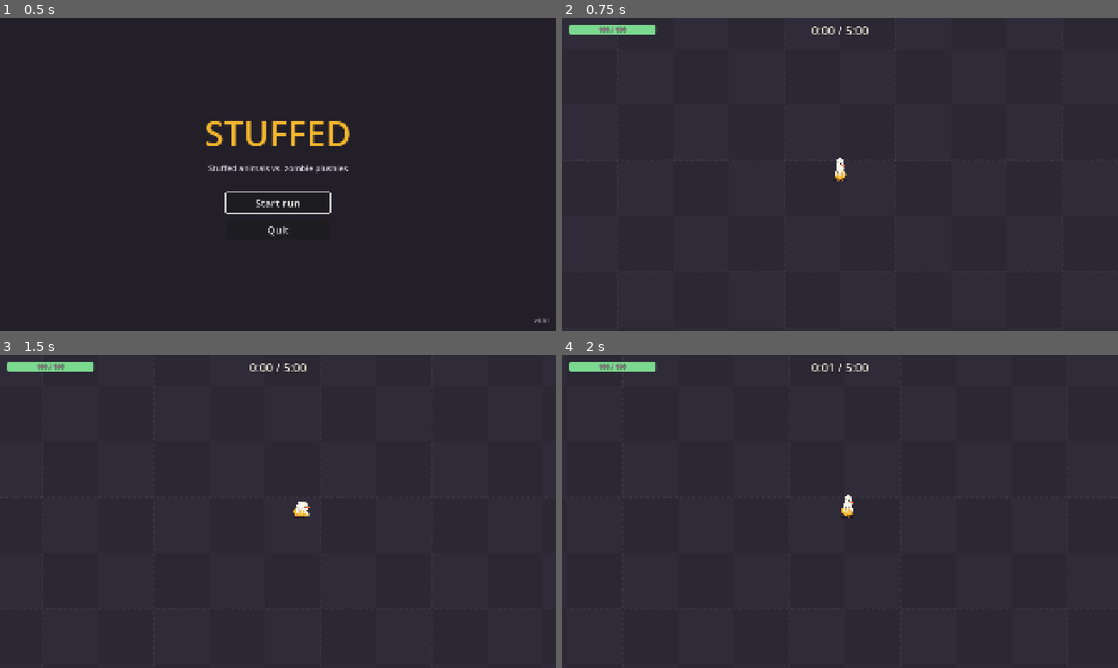
Above: before the commit, frames 1-4 (two rows, left to right).
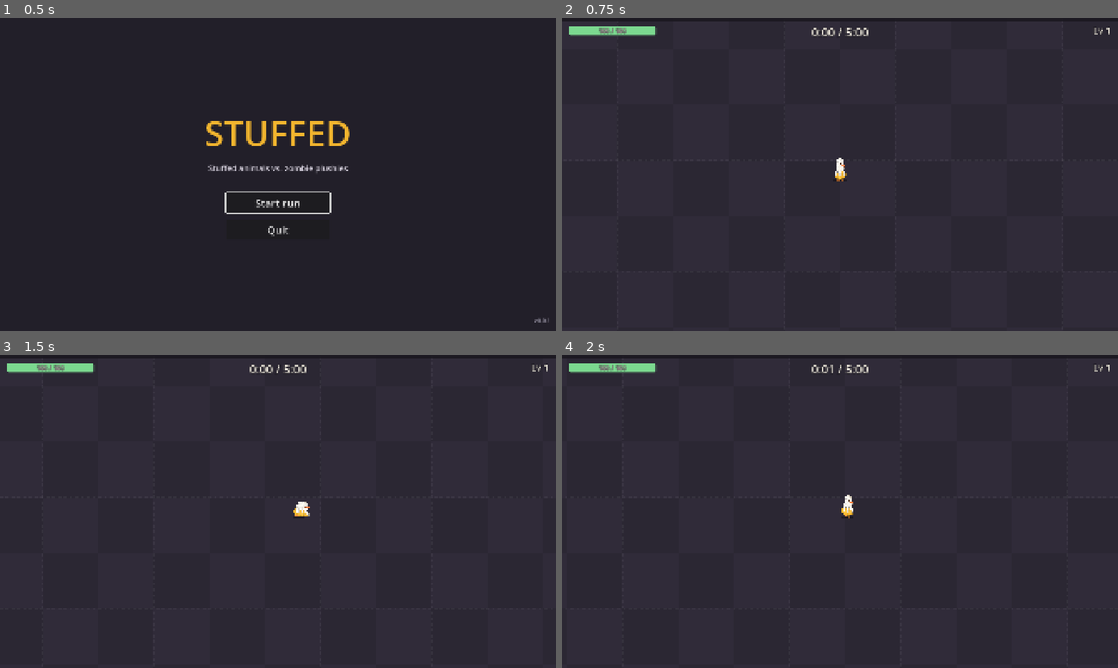
Above: after the commit, the same moments.

Repository: DennitoCheeto/stuffed
Game: Godot game, scene res://src/main/main.tscn
The game is run twice, just before and just after one commit, with the same random seed, the same clock (stepped at 60 frames per second) and the same inputs.
Inputs (mouse positions are in pixels of both pictures, inside the frame that each line leads up to):
- Up to frame 1 (0.5 s): no input
- Up to frame 2 (0.75 s): click "Start run" at 0.5 s
- Up to frame 3 (1.5 s): tap Enter at 1.25 s; move the mouse to (400, 495) at 1.27 s; hold D (p1_move_right) from 1.28 s (still down); tap Space (p1_dash) at 1.35 s; click (400, 495) at 1.42 s
- Up to frame 4 (2 s): keep holding D (p1_move_right)

Frame 1 is identical in both runs. In frame 2, 0.4% of the frame differs, in the area x 1-99%, y 0-6%; in frame 3, 0.4%; in frame 4, 0.4%.

Commit message:
M1-05: XP buttons, pickup, XP curve
- XP rules in data/xp_rules.tres: curve (5, +40% per level, rounded), button values,
  attraction speeds; pickup range in Banane's hero data
- Killed zombies drop felt XP buttons (small/medium/big by enemy type), baked into the
  felt atlas so hundreds stay cheap
- PickupManager: buttons within a player's pickup range accelerate into the nearest
  player and add XP; chain counter for rising pickup sounds; caps buttons on the floor
- LevelProgress per player (several level-ups from one big pickup), XP bar + level in HUD
- Unit tests for the curve (AC-20) and progress, scenario tests for AC-14 and AC-16

Closes #7

Co-Authored-By: Claude Opus 5.5 <noreply@anthropic.com>

Diff:
--- a/data/heroes/banane.tres
+++ b/data/heroes/banane.tres
@@ -13,4 +13,5 @@
 dash_cooldown = 1.5
 hurt_invulnerability = 0.5
 hitbox_radius = 12.0
+pickup_range = 60.0
 starting_weapon = ExtResource("2_weapon")
--- /dev/null
+++ b/data/xp_rules.tres
@@ -0,0 +1,12 @@
+[gd_resource type="Resource" script_class="XpRules" load_steps=2 format=3]
+
+[ext_resource type="Script" path="res://src/progress/xp_rules.gd" id="1_rules"]
+
+[resource]
+script = ExtResource("1_rules")
+first_level_xp = 5
+growth_per_level = 0.4
+button_values = PackedInt32Array(1, 3, 10)
+attract_start_speed = 120.0
+attract_acceleration = 1400.0
+attract_max_speed = 900.0
--- a/src/enemies/enemy_stats.gd
+++ b/src/enemies/enemy_stats.gd
@@ -3,7 +3,7 @@
 ## Balance numbers for one zombie type. Tune them in data/enemies/*.tres, not in code.
 
 enum Look { SHAMBLER, RUNNER }
-enum XpButton { SMALL, MEDIUM, BIG }
+enum XpSize { SMALL, MEDIUM, BIG }
 
 @export var display_name: String = "Zombie"
 ## Which felt puppet is drawn.
@@ -14,7 +14,7 @@
 ## Damage when it touches a hero.
 @export var contact_damage: float = 5.0
 ## Which XP button it drops when killed.
-@export var xp_button: XpButton = XpButton.SMALL
+@export var xp_button: XpSize = XpSize.SMALL
 ## Body radius in pixels, for crowding and touching.
 @export var radius: float = 16.0
 ## 1 = normal knockback, 0 = can't be pushed.
--- a/src/hud/hud.gd
+++ b/src/hud/hud.gd
@@ -1,10 +1,12 @@
 class_name Hud
 extends CanvasLayer
-## Run information on top of the game: the timer with the goal and player 1's health.
+## Run information on top of the game: the timer with the goal, player 1's health, XP and level.
 
 @onready var timer_label: Label = %TimerLabel
 @onready var health_bar: ProgressBar = %HealthBar
 @onready var health_label: Label = %HealthLabel
+@onready var xp_bar: ProgressBar = %XpBar
+@onready var level_label: Label = %LevelLabel
 
 
 func show_time(elapsed: float, goal: float) -> void:
@@ -15,6 +17,14 @@
 func follow_player(player: Player) -> void:
 	player.health_changed.connect(show_health)
 	show_health(player.health, player.max_health)
+	player.progress.xp_changed.connect(show_xp)
+	show_xp(player.progress.xp, player.progress.xp_needed(), player.progress.level)
+
+
+func show_xp(xp: int, needed: int, level: int) -> void:
+	xp_bar.max_value = needed
+	xp_bar.value = xp
+	level_label.text = "Lv %d" % level
 
 
 func show_health(current: float, maximum: float) -> void:
--- a/src/hud/hud.tscn
+++ b/src/hud/hud.tscn
@@ -16,8 +16,42 @@
 corner_radius_bottom_right = 6
 corner_radius_bottom_left = 6
 
+[sub_resource type="StyleBoxFlat" id="StyleBoxFlat_xp_back"]
+bg_color = Color(0.1, 0.09, 0.12, 0.85)
+
+[sub_resource type="StyleBoxFlat" id="StyleBoxFlat_xp_fill"]
+bg_color = Color(0.31, 0.765, 0.969, 1)
+
 [node name="Hud" type="CanvasLayer"]
 script = ExtResource("1_hud")
+
+[node name="XpBar" type="ProgressBar" parent="."]
+unique_name_in_owner = true
+anchors_preset = 10
+anchor_right = 1.0
+offset_bottom = 14.0
+grow_horizontal = 2
+theme_override_styles/background = SubResource("StyleBoxFlat_xp_back")
+theme_override_styles/fill = SubResource("StyleBoxFlat_xp_fill")
+max_value = 5.0
+show_percentage = false
+
+[node name="LevelLabel" type="Label" parent="."]
+unique_name_in_owner = true
+anchors_preset = 1
+anchor_left = 1.0
+anchor_right = 1.0
+offset_left = -160.0
+offset_top = 20.0
+offset_right = -24.0
+offset_bottom = 60.0
+grow_horizontal = 0
+theme_override_colors/font_color = Color(0.95, 0.93, 0.88, 1)
+theme_override_colors/font_outline_color = Color(0.08, 0.07, 0.1, 1)
+theme_override_constants/outline_size = 8
+theme_override_font_sizes/font_size = 32
+text = "Lv 1"
+horizontal_alignment = 2
 
 [node name="TimerLabel" type="Label" parent="."]
 unique_name_in_owner = true
@@ -25,9 +59,9 @@
 anchor_left = 0.5
 anchor_right = 0.5
 offset_left = -200.0
-offset_top = 16.0
+offset_top = 22.0
 offset_right = 200.0
-offset_bottom = 70.0
+offset_bottom = 76.0
 grow_horizontal = 2
 theme_override_colors/font_color = Color(0.95, 0.93, 0.88, 1)
 theme_override_colors/font_outline_color = Color(0.08, 0.07, 0.1, 1)
@@ -39,9 +73,9 @@
 [node name="HealthBar" type="ProgressBar" parent="."]
 unique_name_in_owner = true
 offset_left = 24.0
-offset_top = 24.0
+offset_top = 28.0
 offset_right = 324.0
-offset_bottom = 56.0
+offset_bottom = 60.0
 theme_override_styles/background = SubResource("StyleBoxFlat_back")
 theme_override_styles/fill = SubResource("StyleBoxFlat_fill")
 value = 100.0
--- /dev/null
+++ b/src/pickups/pickup_manager.gd
@@ -0,0 +1,83 @@
+class_name PickupManager
+extends Node2D
+## Owns the XP buttons of a run: drops them where zombies die, lets them fly to the nearest
+## player once that player is within pickup range, and hands the XP over on contact.
+
+## A player collected a button. `chain` counts pickups in quick succession (for rising "plip"s).
+signal collected(player: Player, value: int, chain: int)
+
+## More buttons than this on the floor: new XP is added to the oldest button instead.
+const MAX_BUTTONS: int = 400
+## Pickups closer together than this (seconds) continue a chain.
+const CHAIN_WINDOW: float = 0.5
+const COLLECT_DISTANCE: float = 12.0
+
+@export var rules: XpRules
+
+var buttons: Array[XpButton] = []
+
+var _time: float = 0.0
+var _last_pickup_time: float = -INF
+var _chain: int = 0
+
+
+## Drops a button of `size` at `at`.
+func drop(size: EnemyStats.XpSize, at: Vector2) -> XpButton:
+	var value: int = rules.button_value(size)
+	if buttons.size() >= MAX_BUTTONS:
+		var oldest: XpButton = buttons[0]
+		oldest.value += value
+		return oldest
+	var button: XpButton = XpButton.new()
+	button.setup(size, value)
+	button.position = at
+	add_child(button)
+	buttons.append(button)
+	return button
+
+
+func _physics_process(delta: float) -> void:
+	_time += delta
+	var players: Array[Player] = []
+	for player: Player in Players.all(get_tree()):
+		if not player.is_dead():
+			players.append(player)
+	if players.is_empty():
+		return
+	for button: XpButton in buttons.duplicate():
+		if button.target == null or button.target.is_dead():
+			button.target = _player_in_range(button.position, players)
+			button.speed = rules.attract_start_speed
+		if button.target != null:
+			_fly(button, delta)
+
+
+func _player_in_range(point: Vector2, players: Array[Player]) -> Player:
+	var best: Player = null
+	var best_distance: float = INF
+	for player: Player in players:
+		var distance: float = player.global_position.distance_to(point)
+		if distance <= player.pickup_range and distance < best_distance:
+			best = player
+			best_distance = distance
+	return best
+
+
+func _fly(button: XpButton, delta: float) -> void:
+	var goal: Vector2 = button.target.global_position
+	button.speed = minf(button.speed + rules.attract_acceleration * delta, rules.attract_max_speed)
+	var step: float = button.speed * delta
+	if button.position.distance_to(goal) <= step + COLLECT_DISTANCE:
+		_collect(button)
+		return
+	button.position += button.position.direction_to(goal) * step
+
+
+func _collect(button: XpButton) -> void:
+	buttons.erase(button)
+	var player: Player = button.target
+	_chain = _chain + 1 if _time - _last_pickup_time <= CHAIN_WINDOW else 1
+	_last_pickup_time = _time
+	player.add_xp(button.value)
+	collected.emit(player, button.value, _chain)
+	button.queue_free()
--- /dev/null
+++ b/src/pickups/xp_button.gd
@@ -0,0 +1,16 @@
+class_name XpButton
+extends Sprite2D
+## A felt XP button lying on the floor. The PickupManager moves it once a player is close.
+
+var value: int = 1
+var size: EnemyStats.XpSize = EnemyStats.XpSize.SMALL
+## Once attracted it keeps flying to this player until collected.
+var target: Player
+var speed: float = 0.0
+
+
+func setup(button_size: EnemyStats.XpSize, xp_value: int) -> void:
+	size = button_size
+	value = xp_value
+	FeltAtlas.show_part(self, XpButtonLook.KEYS[size])
+	scale *= XpButtonLook.DRAW_SCALE
--- /dev/null
+++ b/src/pickups/xp_button_look.gd
@@ -0,0 +1,31 @@
+class_name XpButtonLook
+extends RefCounted
+## The felt XP buttons (small, medium, big), drawn once into the FeltAtlas.
+## Shapes are in "atlas units": three times the on-screen size, for a sharp bake.
+
+const DRAW_SCALE: float = 1.0 / 3.0
+const KEYS: Array[StringName] = [&"xp/small", &"xp/medium", &"xp/big"]
+## On-screen radius per size, in pixels.
+const RADII: PackedFloat32Array = [7.0, 9.0, 12.0]
+const COLORS: PackedColorArray = [Color("#4fc3f7"), Color("#b388ff"), Color("#ffb74d")]
+const HOLE_COLOR: Color = Color("#0b3b52")
+
+
+static func make_parts() -> Dictionary[StringName, FeltPiece]:
+	var parts: Dictionary[StringName, FeltPiece] = {}
+	for size: int in KEYS.size():
+		parts[KEYS[size]] = _button(RADII[size] / DRAW_SCALE, COLORS[size])
+	return parts
+
+
+static func _button(radius: float, color: Color) -> FeltPiece:
+	var button: FeltPiece = FeltPiece.new()
+	button.polygon = FeltShapes.circle(Vector2.ZERO, radius, 24)
+	button.color = color
+	button.outline_width = radius * 0.12
+	button.outline_color = color.darkened(0.6)
+	var hole: float = radius * 0.2
+	var spacing: float = radius * 0.33
+	for offset: Vector2 in [Vector2(-1, -1), Vector2(1, -1), Vector2(-1, 1), Vector2(1, 1)]:
+		button.add_layer(FeltShapes.circle(offset * spacing, hole, 10), HOLE_COLOR)
+	return button
--- a/src/player/hero_stats.gd
+++ b/src/player/hero_stats.gd
@@ -16,5 +16,7 @@
 @export var hurt_invulnerability: float = 0.5
 ## Radius of the real hitbox (smaller than the drawing).
 @export var hitbox_radius: float = 12.0
+## XP buttons closer than this (pixels) fly to the hero.
+@export var pickup_range: float = 60.0
 ## The weapon the hero starts every run with.
 @export var starting_weapon: WeaponStats
--- a/src/player/player.gd
+++ b/src/player/player.gd
@@ -10,6 +10,7 @@
 const GROUP: StringName = &"players"
 
 @export var stats: HeroStats
+@export var xp_rules: XpRules
 ## 0 = player 1. Decides which input actions this hero listens to.
 @export var player_index: int = 0
 
@@ -21,6 +22,10 @@
 var last_hit_by: String = ""
 ## Multiplies how fast all weapons attack (Quick Hands raises it).
 var attack_speed: float = 1.0
+## XP buttons closer than this fly to the hero (Magnet Pocket raises it).
+var pickup_range: float = 0.0
+## Level and XP in this run.
+var progress: LevelProgress
 
 var _input: PlayerInput
 var _dash_left: float = 0.0
@@ -37,6 +42,8 @@
 	_input = PlayerInput.new(player_index)
 	max_health = stats.max_health
 	health = max_health
+	pickup_range = stats.pickup_range
+	progress = LevelProgress.new(xp_rules)
 	var shape: CircleShape2D = CircleShape2D.new()
 	shape.radius = stats.hitbox_radius
 	_hitbox.shape = shape
@@ -60,6 +67,11 @@
 	else:
 		velocity = direction * stats.move_speed
 		move_and_slide()
+
+
+## Adds collected XP. Returns how many levels were gained.
+func add_xp(amount: int) -> int:
+	return progress.add_xp(amount)
 
 
 ## Gives this hero a weapon (level 1). It attacks on its own from now on.
--- a/src/player/player.tscn
+++ b/src/player/player.tscn
@@ -1,9 +1,10 @@
-[gd_scene load_steps=5 format=3]
+[gd_scene load_steps=6 format=3]
 
 [ext_resource type="Script" path="res://src/player/player.gd" id="1_player"]
 [ext_resource type="Resource" path="res://data/heroes/banane.tres" id="2_stats"]
 [ext_resource type="Script" path="res://src/player/banane_puppet.gd" id="3_puppet"]
 [ext_resource type="Script" path="res://src/player/player_overlay.gd" id="4_overlay"]
+[ext_resource type="Resource" path="res://data/xp_rules.tres" id="5_xp"]
 
 [node name="Player" type="CharacterBody2D"]
 collision_layer = 2
@@ -11,6 +12,7 @@
 motion_mode = 1
 script = ExtResource("1_player")
 stats = ExtResource("2_stats")
+xp_rules = ExtResource("5_xp")
 
 [node name="Hitbox" type="CollisionShape2D" parent="."]
 
--- /dev/null
+++ b/src/progress/level_progress.gd
@@ -0,0 +1,38 @@
+class_name LevelProgress
+extends RefCounted
+## One player's level and XP during a run.
+
+signal xp_changed(xp: int, needed: int, level: int)
+## Emitted once per level gained (two at once = two signals).
+signal leveled_up(new_level: int)
+
+var rules: XpRules
+var level: int = 1
+## XP collected towards the next level.
+var xp: int = 0
+
+
+func _init(xp_rules: XpRules) -> void:
+	rules = xp_rules
+
+
+func xp_needed() -> int:
+	return rules.xp_to_next(level)
+
+
+## Adds XP and returns how many levels were gained (a big pickup can give several).
+func add_xp(amount: int) -> int:
+	xp += amount
+	var gained: int = 0
+	while xp >= xp_needed():
+		xp -= xp_needed()
+		level += 1
+		gained += 1
+		leveled_up.emit(level)
+	xp_changed.emit(xp, xp_needed(), level)
+	return gained
+
+
+## Fills the bar to the next level (developer menu).
+func level_up_now() -> void:
+	add_xp(xp_needed() - xp)
--- /dev/null
+++ b/src/progress/xp_rules.gd
@@ -0,0 +1,26 @@
+class_name XpRules
+extends Resource
+## XP numbers: how much each button is worth and how much XP each level needs.
+## Tune them in data/xp_rules.tres, not in code.
+
+## XP needed to go from level 1 to level 2.
+@export var first_level_xp: int = 5
+## Each level needs this much more than the one before (0.4 = +40%), rounded.
+@export var growth_per_level: float = 0.4
+## XP per button size: small, medium, big (see EnemyStats.XpSize).
+@export var button_values: PackedInt32Array = [1, 3, 10]
+## Buttons flying to a player start at this speed (pixels per second) ...
+@export var attract_start_speed: float = 120.0
+## ... speed up by this much per second ...
+@export var attract_acceleration: float = 1400.0
+## ... up to this speed.
+@export var attract_max_speed: float = 900.0
+
+
+## XP needed to go from `level` to `level + 1`.
+func xp_to_next(level: int) -> int:
+	return roundi(first_level_xp * pow(1.0 + growth_per_level, maxi(level, 1) - 1))
+
+
+func button_value(size: EnemyStats.XpSize) -> int:
+	return button_values[size]
--- a/src/puppet/felt_atlas.gd
+++ b/src/puppet/felt_atlas.gd
@@ -24,16 +24,21 @@
 ## A sprite showing part `key` (e.g. "shambler/body") with the part's pivot at the sprite's
 ## position, sized in concept units.
 static func make_sprite(key: StringName) -> Sprite2D:
+	var sprite: Sprite2D = Sprite2D.new()
+	show_part(sprite, key)
+	return sprite
+
+
+## Makes an existing sprite show part `key` (same rules as `make_sprite`).
+static func show_part(sprite: Sprite2D, key: StringName) -> void:
 	_ensure_layout()
 	var atlas_part: AtlasPart = _parts[key]
-	var sprite: Sprite2D = Sprite2D.new()
 	sprite.texture = texture
 	sprite.region_enabled = true
 	sprite.region_rect = atlas_part.region
 	sprite.centered = false
 	sprite.offset = -atlas_part.origin
 	sprite.scale = Vector2.ONE / BAKE_SCALE
-	return sprite
 
 
 static func has_part(key: StringName) -> bool:
@@ -74,6 +79,7 @@
 static func _all_pieces() -> Dictionary[StringName, FeltPiece]:
 	var pieces: Dictionary[StringName, FeltPiece] = {}
 	pieces.merge(ZombiePuppet.make_parts())
+	pieces.merge(XpButtonLook.make_parts())
 	return pieces
 
 
--- a/src/run/run.gd
+++ b/src/run/run.gd
@@ -18,6 +18,7 @@
 var over: bool = false
 
 @onready var arena: Arena = $Arena
+@onready var pickups: PickupManager = $Pickups
 @onready var actors: Node2D = $Actors
 @onready var effects: Node2D = $Effects
 @onready var enemies: EnemyManager = $Enemies
@@ -31,6 +32,7 @@
 		seed_value = randi_range(1, 2_147_483_647)
 	rng.seed = seed_value
 	enemies.setup(actors, effects, arena.play_rect(), rules.max_enemies_alive)
+	enemies.zombie_killed.connect(_on_zombie_killed)
 	spawner.setup(enemies, camera, rng)
 	var first: Player = spawn_player(0, arena.center())
 	hud.follow_player(first)
@@ -57,6 +59,10 @@
 	return player
 
 
+func _on_zombie_killed(zombie: Zombie) -> void:
+	pickups.drop(zombie.stats.xp_button, zombie.position)
+
+
 func _on_player_died(_player: Player) -> void:
 	for player: Player in Players.all(get_tree()):
 		if not player.is_dead():
--- a/src/run/run.tscn
+++ b/src/run/run.tscn
@@ -8,12 +8,18 @@
 [ext_resource type="Script" path="res://src/enemies/enemy_manager.gd" id="6_enemies"]
 [ext_resource type="Script" path="res://src/enemies/spawner.gd" id="7_spawner"]
 [ext_resource type="Resource" path="res://data/spawn_schedule.tres" id="8_schedule"]
+[ext_resource type="Script" path="res://src/pickups/pickup_manager.gd" id="9_pickups"]
+[ext_resource type="Resource" path="res://data/xp_rules.tres" id="10_xp"]
 
 [node name="Run" type="Node2D"]
 script = ExtResource("1_run")
 rules = ExtResource("2_rules")
 
 [node name="Arena" parent="." instance=ExtResource("3_arena")]
+
+[node name="Pickups" type="Node2D" parent="."]
+script = ExtResource("9_pickups")
+rules = ExtResource("10_xp")
 
 [node name="Actors" type="Node2D" parent="."]
 y_sort_enabled = true
--- /dev/null
+++ b/tests/scenarios/test_01_core_run_xp.gd
@@ -0,0 +1,87 @@
+extends "res://tests/scenarios/run_scenario.gd"
+## Scenario (spec 01 §8, AC-14, AC-16): killed zombies drop XP buttons, Banane collects them.
+
+const SHAMBLER: EnemyStats = preload("res://data/enemies/shambler.tres")
+
+var run: Run
+
+
+func _quiet_run() -> Run:
+	run = await start_run()
+	run.spawner.active = false
+	disarm(first_player())
+	return run
+
+
+func test_ac14_killed_zombie_disappears_and_drops_an_xp_button() -> void:
+	await _quiet_run()
+	var spot: Vector2 = first_player().global_position + Vector2(400, 0)
+	var zombie: Zombie = run.enemies.spawn(SHAMBLER, spot)
+	await wait_physics_frames(1)
+	var where: Vector2 = zombie.position
+	run.enemies.damage(zombie, 999.0)
+	await wait_physics_frames(2)
+	assert_false(is_instance_valid(zombie), "the zombie is gone")
+	assert_eq(run.pickups.buttons.size(), 1, "one button dropped")
+	var button: XpButton = run.pickups.buttons[0]
+	assert_eq(button.position, where, "where the zombie died")
+	assert_eq(button.size, SHAMBLER.xp_button, "small button for a shambler")
+	assert_eq(button.value, 1)
+
+
+func test_ac16_button_in_range_flies_to_banane_and_adds_xp() -> void:
+	await _quiet_run()
+	var banane: Player = first_player()
+	var button: XpButton = run.pickups.drop(
+		EnemyStats.XpSize.MEDIUM, banane.global_position + Vector2(banane.pickup_range - 10.0, 0)
+	)
+	watch_signals(run.pickups)
+	await wait_physics_frames(3)
+	assert_lt(button.position.x, banane.global_position.x + banane.pickup_range - 10.0, "moving")
+	await wait_physics_frames(30)
+	assert_signal_emitted(run.pickups, "collected")
+	assert_eq(run.pickups.buttons.size(), 0)
+	assert_eq(banane.progress.xp, 3, "a medium button is worth 3")
+
+
+func test_ac16_button_out_of_range_stays_put() -> void:
+	await _quiet_run()
+	var banane: Player = first_player()
+	var spot: Vector2 = banane.global_position + Vector2(banane.pickup_range + 30.0, 0)
+	var button: XpButton = run.pickups.drop(EnemyStats.XpSize.SMALL, spot)
+	await wait_physics_frames(60)
+	assert_eq(button.position, spot)
+	assert_eq(banane.progress.xp, 0)
+
+
+func test_ac16_walking_close_picks_it_up() -> void:
+	await _quiet_run()
+	var banane: Player = first_player()
+	var spot: Vector2 = banane.global_position + Vector2(banane.pickup_range + 60.0, 0)
+	run.pickups.drop(EnemyStats.XpSize.BIG, spot)
+	await hold_action("p1_move_right", 40)
+	await wait_physics_frames(20)
+	assert_eq(run.pickups.buttons.size(), 0, "collected after walking towards it")
+	assert_eq(banane.progress.level, 2, "10 XP is a level-up from level 1")
+
+
+func test_hud_shows_xp_and_level() -> void:
+	await _quiet_run()
+	var banane: Player = first_player()
+	banane.add_xp(3)
+	assert_eq(run.hud.xp_bar.value, 3.0)
+	assert_eq(run.hud.xp_bar.max_value, 5.0)
+	banane.add_xp(2)
+	assert_eq(run.hud.level_label.text, "Lv 2")
+
+
+func test_chained_pickups_count_up() -> void:
+	await _quiet_run()
+	var banane: Player = first_player()
+	for i: int in 3:
+		run.pickups.drop(EnemyStats.XpSize.SMALL, banane.global_position + Vector2(20 + i * 6, 0))
+	watch_signals(run.pickups)
+	await wait_physics_frames(20)
+	assert_signal_emit_count(run.pickups, "collected", 3)
+	var last: Array = get_signal_parameters(run.pickups, "collected")
+	assert_eq(last[2], 3, "third pickup in a row has chain 3 (rising plip)")
--- /dev/null
+++ b/tests/unit/test_xp_rules.gd
@@ -0,0 +1,50 @@
+extends GutTest
+
+const RULES: XpRules = preload("res://data/xp_rules.tres")
+
+
+func test_ac20_curve_starts_at_five_and_grows_forty_percent_rounded() -> void:
+	assert_eq(RULES.xp_to_next(1), 5)
+	assert_eq(RULES.xp_to_next(2), 7)
+	assert_eq(RULES.xp_to_next(3), 10)
+	assert_eq(RULES.xp_to_next(4), 14)
+	assert_eq(RULES.xp_to_next(5), 19)
+
+
+func test_ac20_curve_reads_its_numbers_from_the_data() -> void:
+	var custom: XpRules = XpRules.new()
+	custom.first_level_xp = 10
+	custom.growth_per_level = 1.0
+	assert_eq(custom.xp_to_next(1), 10)
+	assert_eq(custom.xp_to_next(3), 40)
+
+
+func test_button_values_by_size() -> void:
+	assert_eq(RULES.button_value(EnemyStats.XpSize.SMALL), 1)
+	assert_eq(RULES.button_value(EnemyStats.XpSize.MEDIUM), 3)
+	assert_eq(RULES.button_value(EnemyStats.XpSize.BIG), 10)
+
+
+func test_progress_levels_up_and_keeps_the_rest() -> void:
+	var progress: LevelProgress = LevelProgress.new(RULES)
+	assert_eq(progress.add_xp(4), 0)
+	assert_eq(progress.level, 1)
+	assert_eq(progress.add_xp(3), 1, "5 needed, 7 collected")
+	assert_eq(progress.level, 2)
+	assert_eq(progress.xp, 2, "the rest counts towards level 3")
+
+
+func test_progress_one_big_pickup_gives_several_levels() -> void:
+	var progress: LevelProgress = LevelProgress.new(RULES)
+	watch_signals(progress)
+	assert_eq(progress.add_xp(5 + 7 + 1), 2)
+	assert_eq(progress.level, 3)
+	assert_signal_emit_count(progress, "leveled_up", 2)
+
+
+func test_level_up_now_fills_the_bar() -> void:
+	var progress: LevelProgress = LevelProgress.new(RULES)
+	progress.add_xp(2)
+	progress.level_up_now()
+	assert_eq(progress.level, 2)
+	assert_eq(progress.xp, 0)
Not shown: 1 places in src/hud/hud.tscn that only renumber resources
Not shown, added: src/pickups/pickup_manager.gd.uid
Not shown, added: src/pickups/xp_button.gd.uid
Not shown, added: src/pickups/xp_button_look.gd.uid
Not shown, added: src/progress/level_progress.gd.uid
Not shown, added: src/progress/xp_rules.gd.uid
Not shown: 1 places in src/run/run.tscn that only renumber resources
Not shown, added: tests/scenarios/test_01_core_run_xp.gd.uid
Not shown, added: tests/unit/test_xp_rules.gd.uid
